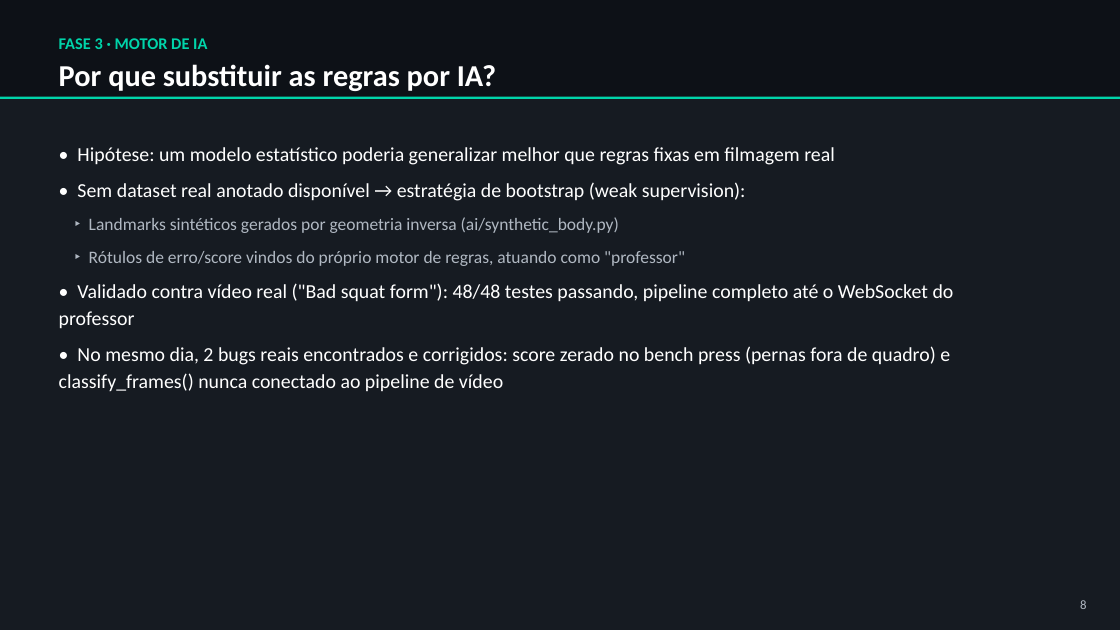
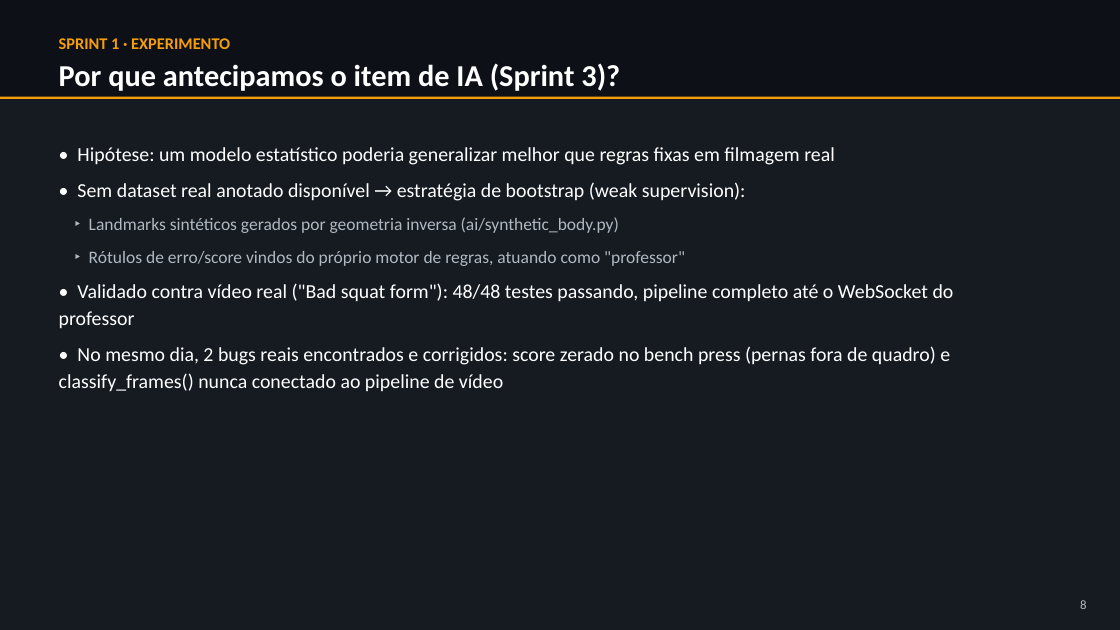
Before and after one commit to souzza-matheus/gym, a slide deck: slide 8 of GymVision_Historico_Projeto.pptx. Drawn at 1120x630 pixels with LibreOffice and Linux fonts; fonts in the diff are those of the drawing. Boxes give left, top, right and bottom in pixels: in the first picture for what was removed or moved away, otherwise in the second. Text is boxed around its words. In the diff, an @@ line names an element or a change of style, - is before the commit and + after.

```diff
--- a/GymVision_Historico_Projeto.pptx
+++ b/GymVision_Historico_Projeto.pptx
@@ text at box(59, 38, 230, 49): text changed; text colour #00D4AA to #F59E0B @@
-FASE 3 · MOTOR DE IA
+SPRINT 1 · EXPERIMENTO
@@ text at box(59, 63, 620, 91): text changed @@
-Por que substituir as regras por IA?
+Por que antecipamos o item de IA (Sprint 3)?
@@ rectangle at box(0, 97, 1120, 99): fill #00D4AA to #F59E0B @@
```
Also in this commit, not shown: 11 other slides changed, 6 slides added, 4 slides removed.
